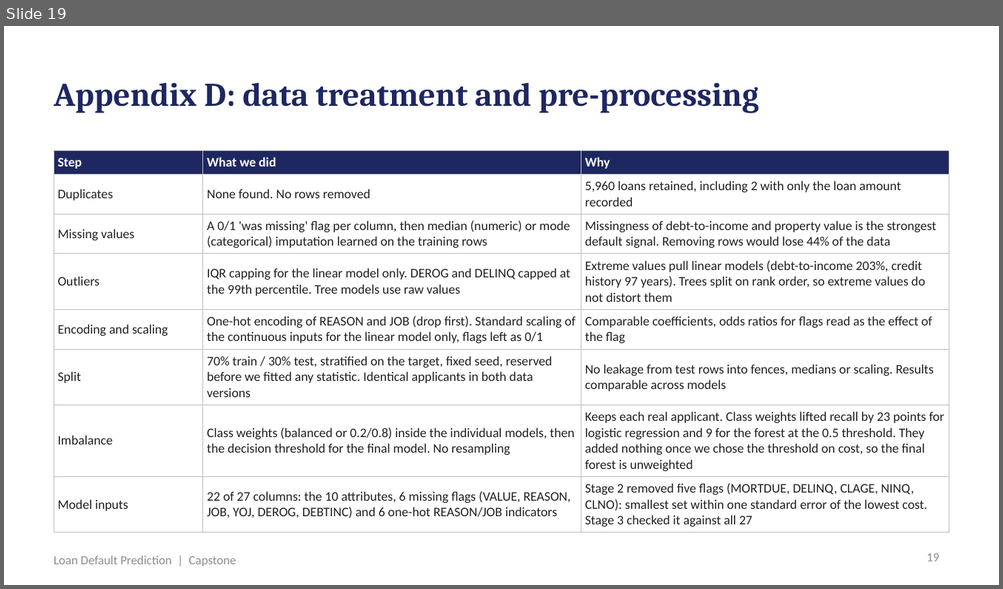
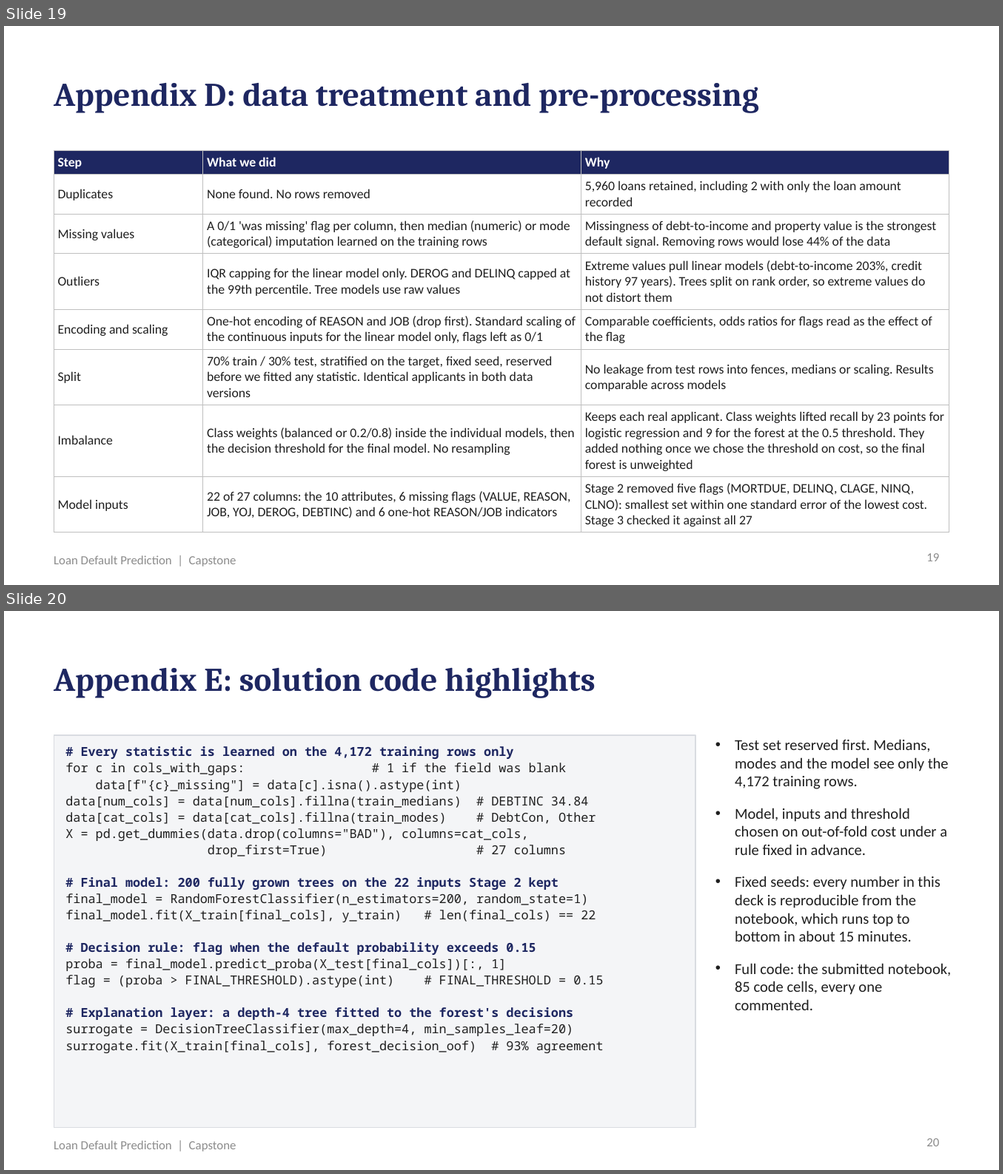
Before and after one commit to shubham1891/Personal-code, a slide deck: presentation/Loan_Default_Prediction_Presentation.pptx. Shown one above the other, each under a label of ours: slide 19 before the commit, slides 19 and 20 after it. The pictures are 1003x589 and 1003x1174 pixels, drawn with LibreOffice and Linux fonts; fonts in the diff are those of the drawing. Boxes give left, top, right and bottom in pixels: in the first picture for what was removed or moved away, otherwise in the second. Text is boxed around its words. In the diff, an @@ line names an element or a change of style, - is before the commit and + after.

```diff
--- a/presentation/Loan_Default_Prediction_Presentation.pptx
+++ b/presentation/Loan_Default_Prediction_Presentation.pptx
@@ slide 20 added at (4,611,999,1170), background #FFFFFF; not listed: 1 template element that a slide beside it also shows @@
@@ title added at (54,667,595,698), 24 pt, text #1E2761, bold @@
+Appendix E: solution code highlights
@@ rectangle added at (54,735,695,1128), fill #F4F5F7, outline #D9DCE1 0.75 pt @@
@@ text added at (734,739,951,1011), 11 pt, text #1F1F1F @@
+• Test set reserved first. Medians, modes and the model see only the 4,172 training rows.
+• Model, inputs and threshold chosen on out-of-fold cost under a rule fixed in advance.
+• Fixed seeds: every number in this deck is reproducible from the notebook, which runs top to bottom in about 15 minutes.
+• Full code: the submitted notebook, 85 code cells, every one commented.
@@ text added at (65,746,603,1054), 9 pt, text #1F1F1F @@
+# Every statistic is learned on the 4,172 training rows only
+for c in cols_with_gaps: # 1 if the field was blank
+data[f"{c}_missing"] = data[c].isna().astype(int)
+data[num_cols] = data[num_cols].fillna(train_medians) # DEBTINC 34.84
+data[cat_cols] = data[cat_cols].fillna(train_modes) # DebtCon, Other
+X = pd.get_dummies(data.drop(columns="BAD"), columns=cat_cols,
+drop_first=True) # 27 columns
+# Final model: 200 fully grown trees on the 22 inputs Stage 2 kept
+final_model = RandomForestClassifier(n_estimators=200, random_state=1)
+final_model.fit(X_train[final_cols], y_train) # len(final_cols) == 22
+# Decision rule: flag when the default probability exceeds 0.15
+proba = final_model.predict_proba(X_test[final_cols])[:, 1]
+flag = (proba > FINAL_THRESHOLD).astype(int) # FINAL_THRESHOLD = 0.15
+# Explanation layer: a depth-4 tree fitted to the forest's decisions
+surrogate = DecisionTreeClassifier(max_depth=4, min_samples_leaf=20)
+surrogate.fit(X_train[final_cols], forest_decision_oof) # 93% agreement
@@ page number added at (926,1139,939,1147), 9 pt, text #8C8C8C @@
+20
```
Also in this commit, not shown: 2 other files.
